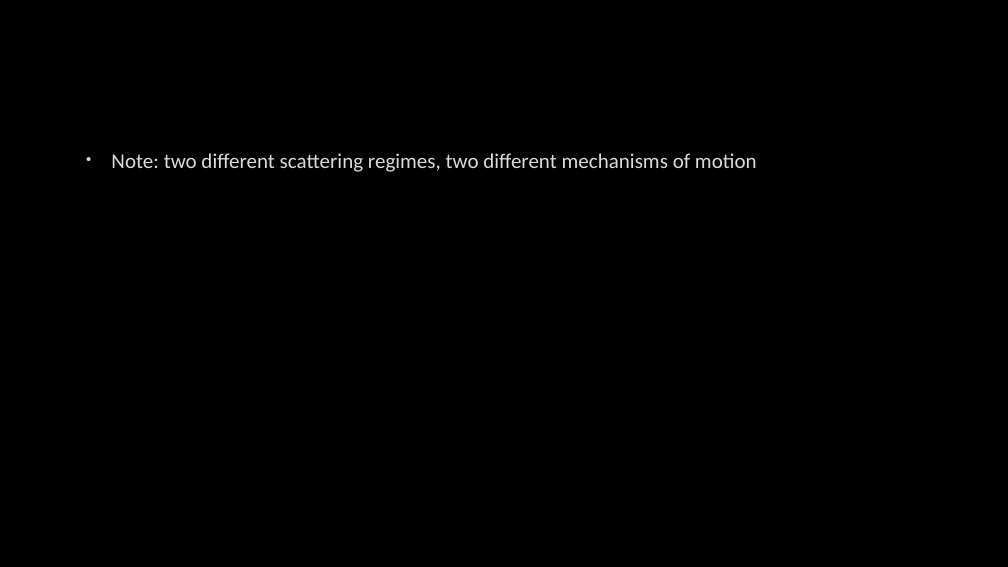
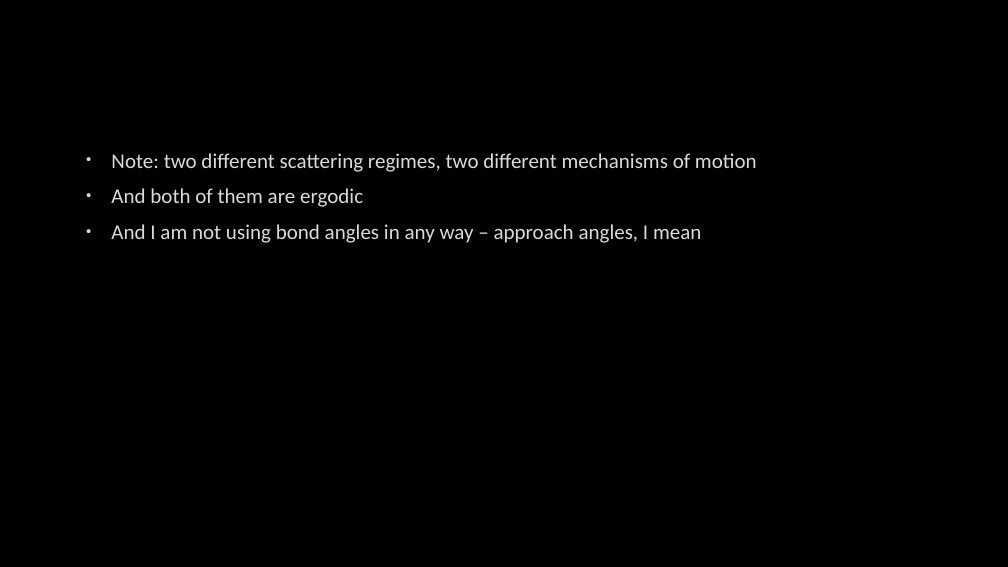
Before and after one commit to TchakamauRa/Soft-Matter, a slide deck: slide 7 of Backup copy.pptx (slide 11 before the commit). Drawn at 1008x567 pixels with LibreOffice and Linux fonts; fonts in the diff are those of the drawing; background and template pictures are left out. Boxes give left, top, right and bottom in pixels: in the first picture for what was removed or moved away, otherwise in the second. Text is boxed around its words. In the diff, an @@ line names an element or a change of style, - is before the commit and + after.

```diff
--- a/Backup copy.pptx
+++ b/Backup copy.pptx
@@ text at (111, 188, 701, 243): paragraphs added @@
+• And both of them are ergodic
+• And I am not using bond angles in any way – approach angles, I mean
```
Also in this commit, not shown: 7 other slides changed, 18 slides added, 2 slides removed, 2 other files.
